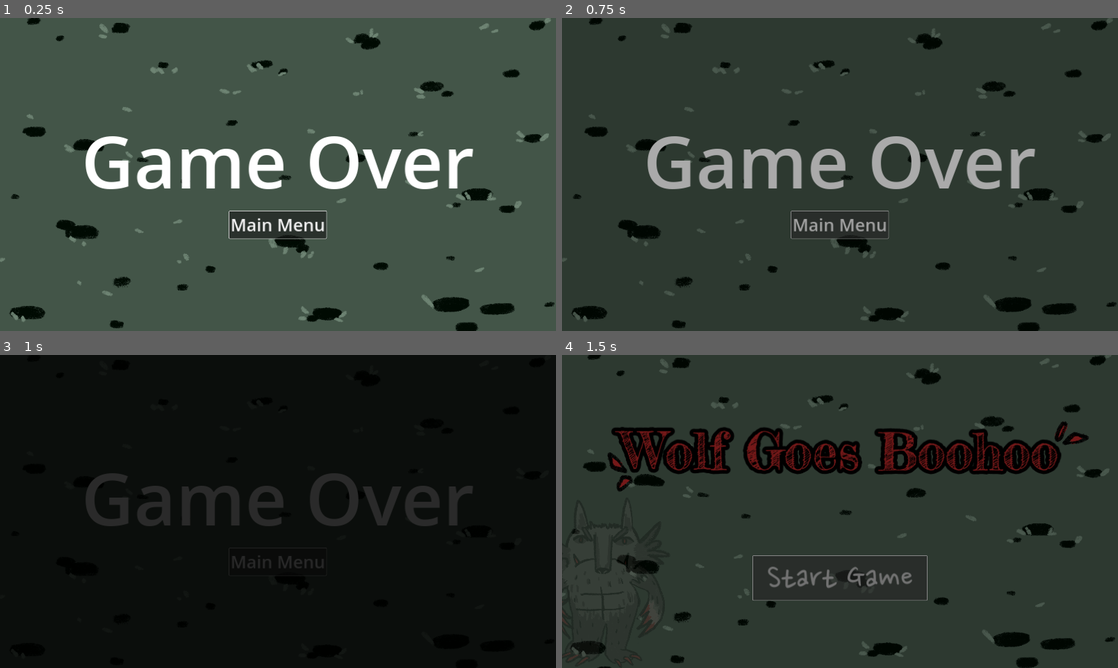
Above: before the commit, frames 1-4 (two rows, left to right).
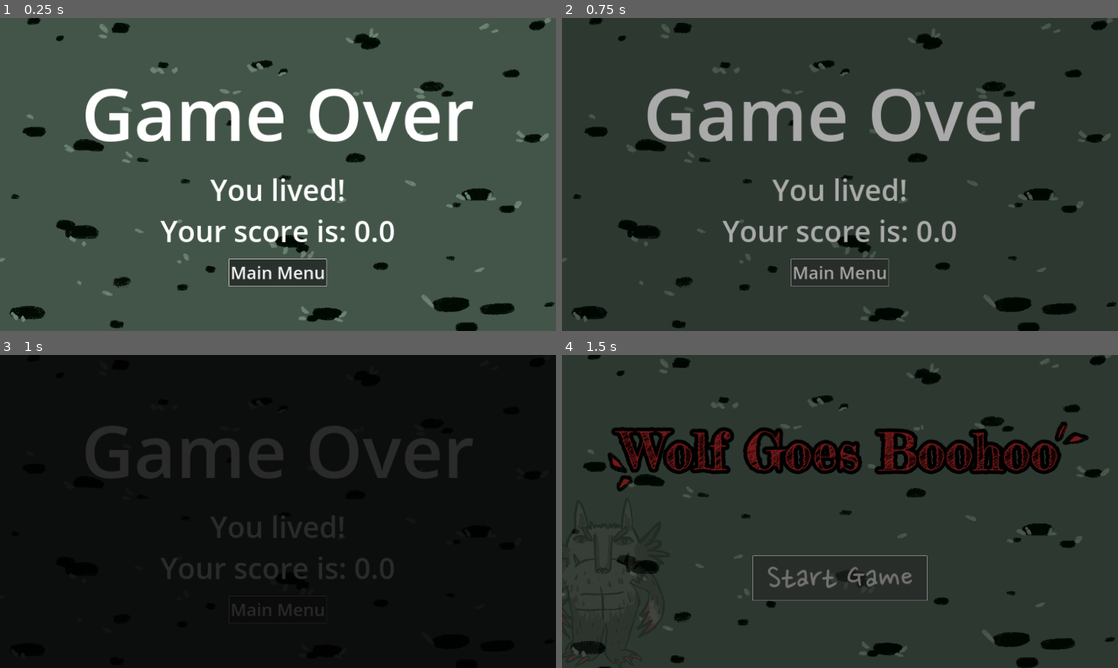
Above: after the commit, the same moments.

Repository: TheJP/GMTKGameJam2023
Game: Godot game, scene res://UIElements/game_over.tscn
Two runs of this game, one before a commit and one after it. Both use one fixed random seed, a clock stepped at 60 frames per second and the inputs below. This scene is started directly instead of the project's main scene.
Inputs:
- Up to frame 1 (0.25 s): no input
- Up to frame 2 (0.75 s): click "Main Menu" at 0.5 s
- Up to frame 3 (1 s): no input
- Up to frame 4 (1.5 s): click "Start Game" at 1.25 s

The runs differ from the first frame. In frame 1, 13% of the frame differs, in the area x 15-86%, y 22-86%; in frame 2, 10%; in frame 3, 8.1%; in frame 4, nothing differs.

Commit message:
Added score

Diff:
--- a/GMTKGameJam2023/Player/player.gd
+++ b/GMTKGameJam2023/Player/player.gd
@@ -4,10 +4,14 @@
 
 func _ready():
 	$Entity.health = PlayerStats.max_health
+	GameState.reset()
 
 func _on_entity_health_changed(new_health):
 	$AnimationPlayer.play("on_damage_taken")
 	%GameUI.change_health(new_health, PlayerStats.max_health)
+
+	if $Entity.health <= 0:
+		GameState.game_over(true)
 
 func _physics_process(_delta):
 	var move = Vector2.ZERO
@@ -22,3 +26,7 @@
 
 	velocity = move.normalized() * speed
 	move_and_slide()
+
+func _process(delta):
+	if $Entity.health > 0:
+		GameState.score += delta
--- a/GMTKGameJam2023/UIElements/game_over.gd
+++ b/GMTKGameJam2023/UIElements/game_over.gd
@@ -2,6 +2,8 @@
 
 func _ready():
 	%MainMenuButton.grab_focus()
+	if not GameState.has_died:
+		%GameOverSubtitleText.text = ("You lived!\nYour score is: %.1f" % GameState.score)
 
 func _on_button_pressed():
 	await TransitionScreen.fade_to_black()
--- a/GMTKGameJam2023/UIElements/game_over.tscn
+++ b/GMTKGameJam2023/UIElements/game_over.tscn
@@ -13,18 +13,31 @@
 theme = ExtResource("1_xqowa")
 script = ExtResource("2_j347b")
 
-[node name="HFlowContainer" type="HFlowContainer" parent="."]
+[node name="VBoxContainer" type="VBoxContainer" parent="."]
 layout_mode = 2
+theme_override_constants/separation = 25
 alignment = 1
 
-[node name="Label" type="Label" parent="HFlowContainer"]
+[node name="GameOverText" type="Label" parent="VBoxContainer"]
 layout_mode = 2
 theme_override_font_sizes/font_size = 250
 text = "Game Over"
 horizontal_alignment = 1
 vertical_alignment = 1
 
-[node name="MainMenuButton" type="Button" parent="HFlowContainer"]
+[node name="GameOverSubtitleText" type="Label" parent="VBoxContainer"]
+unique_name_in_owner = true
+layout_mode = 2
+theme_override_font_sizes/font_size = 100
+text = "You died... All your hard work was in vain"
+horizontal_alignment = 1
+vertical_alignment = 1
+autowrap_mode = 2
+
+[node name="CenterContainer" type="CenterContainer" parent="VBoxContainer"]
+layout_mode = 2
+
+[node name="MainMenuButton" type="Button" parent="VBoxContainer/CenterContainer"]
 unique_name_in_owner = true
 layout_mode = 2
 theme_override_font_sizes/font_size = 60
@@ -35,4 +48,4 @@
 position = Vector2(965, 547)
 texture = ExtResource("2_shelm")
 
-[connection signal="pressed" from="HFlowContainer/MainMenuButton" to="." method="_on_button_pressed"]
+[connection signal="pressed" from="VBoxContainer/CenterContainer/MainMenuButton" to="." method="_on_button_pressed"]
--- /dev/null
+++ b/GMTKGameJam2023/game_state.gd
@@ -0,0 +1,14 @@
+extends Node
+
+@export var score: float = 0
+@export var has_died: bool = false
+
+func reset():
+	score = 0
+	has_died = false
+
+func game_over(player_has_died: bool):
+	self.has_died = player_has_died
+	await TransitionScreen.fade_to_black()
+	get_tree().change_scene_to_file("res://UIElements/game_over.tscn")
+	TransitionScreen.fade_to_normal()
--- a/GMTKGameJam2023/monster_lair/monster_lair.gd
+++ b/GMTKGameJam2023/monster_lair/monster_lair.gd
@@ -9,7 +9,5 @@
 	get_tree().paused = false
 
 func _on_accept_dialog_confirmed():
-	await TransitionScreen.fade_to_black()
-	get_tree().change_scene_to_file("res://UIElements/game_over.tscn")
-	TransitionScreen.fade_to_normal()
+	GameState.game_over(false)
 	get_tree().paused = false
--- a/GMTKGameJam2023/project.godot
+++ b/GMTKGameJam2023/project.godot
@@ -20,6 +20,7 @@
 TransitionScreen="*res://Effects/TransitionScreen.tscn"
 PlayerStats="*res://PlayerStats.gd"
 ClawAnimation="*res://Player/claw_animation.gd"
+GameState="*res://game_state.gd"
 
 [display]
 
